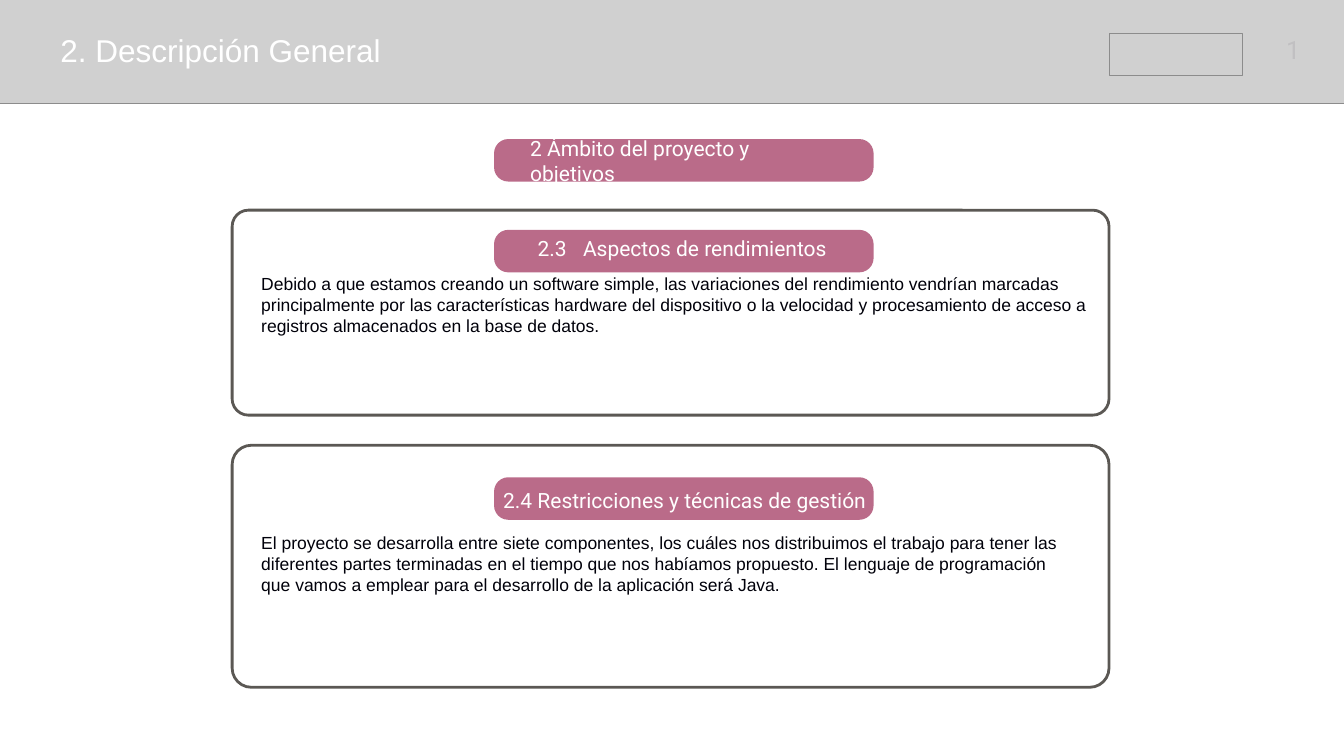
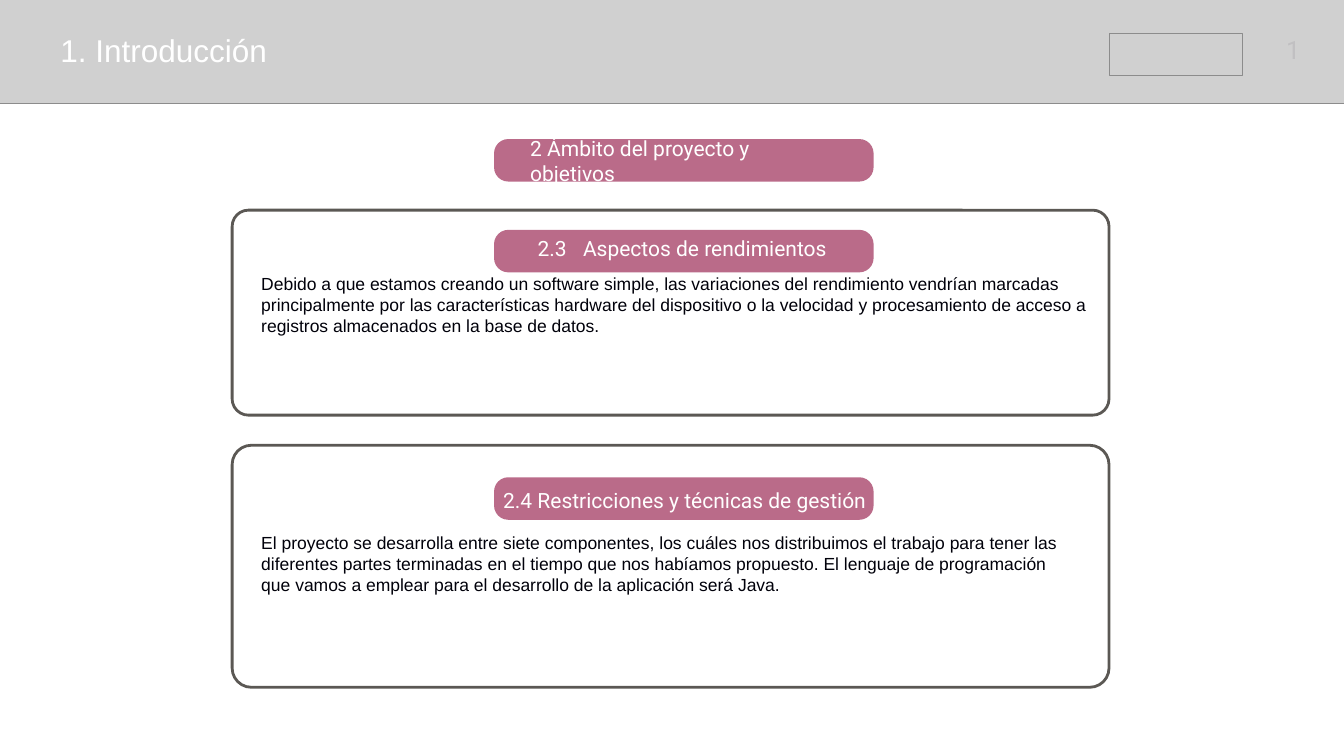
Before and after one commit to samusolo/iDoctor, a slide deck: slide 6 of Plan de proyecto.pptx. Drawn at 1344x756 pixels with LibreOffice and Linux fonts; fonts in the diff are those of the drawing; grey boxes stand for pictures. Boxes give left, top, right and bottom in pixels: in the first picture for what was removed or moved away, otherwise in the second. Text is boxed around its words. In the diff, an @@ line names an element or a change of style, - is before the commit and + after.

```diff
--- a/Plan de proyecto.pptx
+++ b/Plan de proyecto.pptx
@@ text at box(60, 39, 267, 62): text changed @@
-2. Descripción General
+1. Introducción
```
Also in this commit, not shown: 5 other slides changed, 1 slide added, 1 slide removed.
